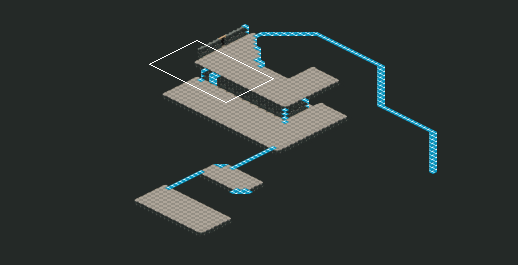
Tiled map -- Project2/Assets/Resources/Maps/Cave/cave.tmx. The picture above shows the old version from afar; the outline marks the close-up.
Close-up. Old version:
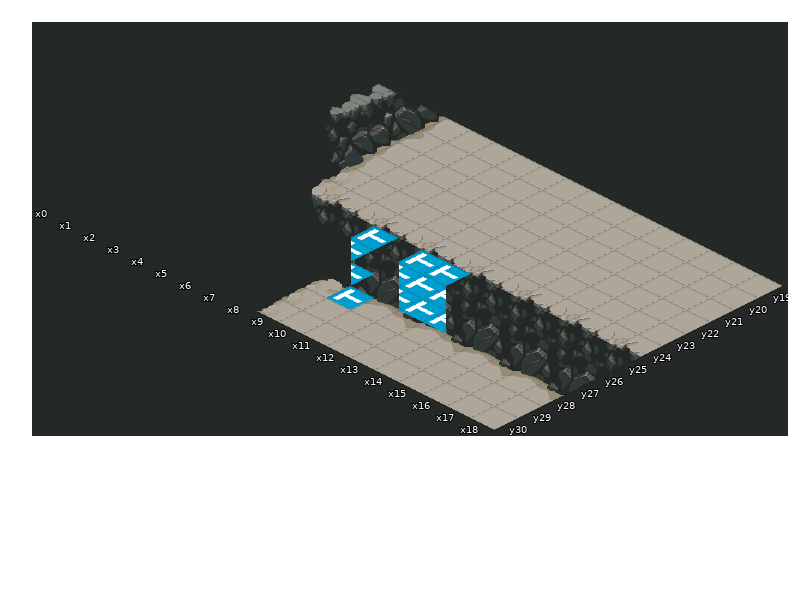
Cells are 64x32 px. Isometric: x runs down to the right, y down to the left. Shown: x 0..18, y 19..30. The commit also changed other parts of the map, which this record leaves out.
The result:
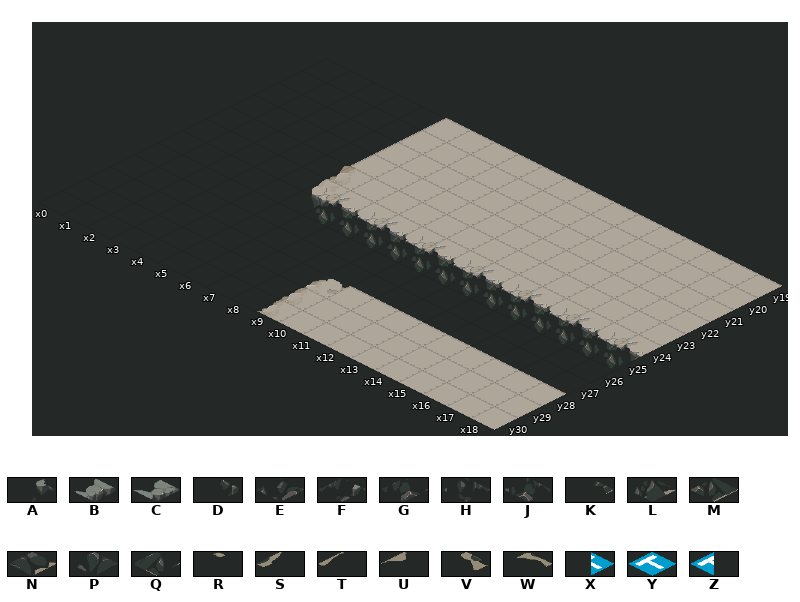
Key: from "CaveSolo": A 71, B 72, C 73, D 80, E 81, F 82, G 83, H 87, J 88, K 90, L 91, M 92, N 93, P 97, Q 98, R 100, S 101, T 102, U 103, V 107, W 108, X 167, Y 168, Z 169.
_ is an empty cell.
Changes in this commit:
Layer "Foreground" (now hidden):
The author cleared tile A in row 21 at x 2.
The author cleared tile B in row 20 at x 2.
The author cleared tile C in row 19 at x 2.
The author cleared tile D in row 22 at x 3.
The author cleared tile E in row 21 at x 3.
The author cleared tile F in row 20 at x 3.
The author cleared tile G in row 19 at x 3.
The author cleared tile H in row 26 at x 9, 11, 13, 15 and 17.
The author cleared tile J in row 26 at x 10, 12, 14, 16 and 18.
The author cleared tile K in row 23 at x 4.
The author cleared tile L in row 22 at x 4.
The author cleared tile M in row 20 at x 4.
The author cleared tile N in row 19 at x 4; in row 21 at x 4.
The author cleared tile P in row 27 at x 10, 12, 14, 16 and 18.
The author cleared tile Q in row 27 at x 11, 13, 15 and 17.
The author cleared tile R in rows 23 to 24 at x 5.
The author cleared tile S in row 22 at x 5.
The author cleared tile T in row 19 at x 5; in row 21 at x 5.
The author cleared tile U in row 20 at x 5.
The author cleared tile V in row 28 at x 12, 14, 16 and 18.
The author cleared tile W in row 28 at x 11, 13, 15 and 17.
Layer "Tales" (now hidden):
The author cleared tile X in row 26 at x 8 and 10; in row 27 at x 9 and 11.
The author cleared tile Y in row 25 at x 8 and 10 to 11; in row 26 at x 11; in row 27 at x 12; in row 28 at x 10.
The author cleared tile Z in row 26 at x 12; in row 27 at x 13.
Where, in picture pixels (left, top, right, bottom), the same in both close-ups:
removed: (321, 84, 448, 183)
removed: (326, 226, 613, 400)
